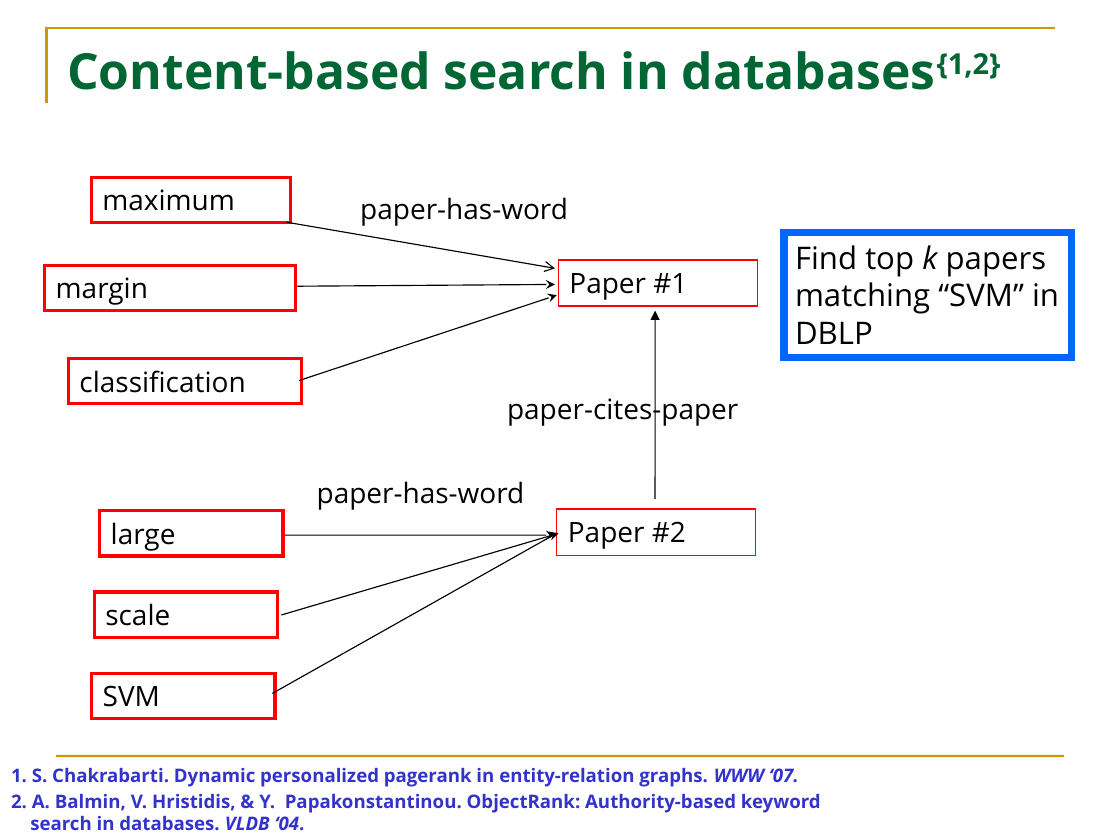
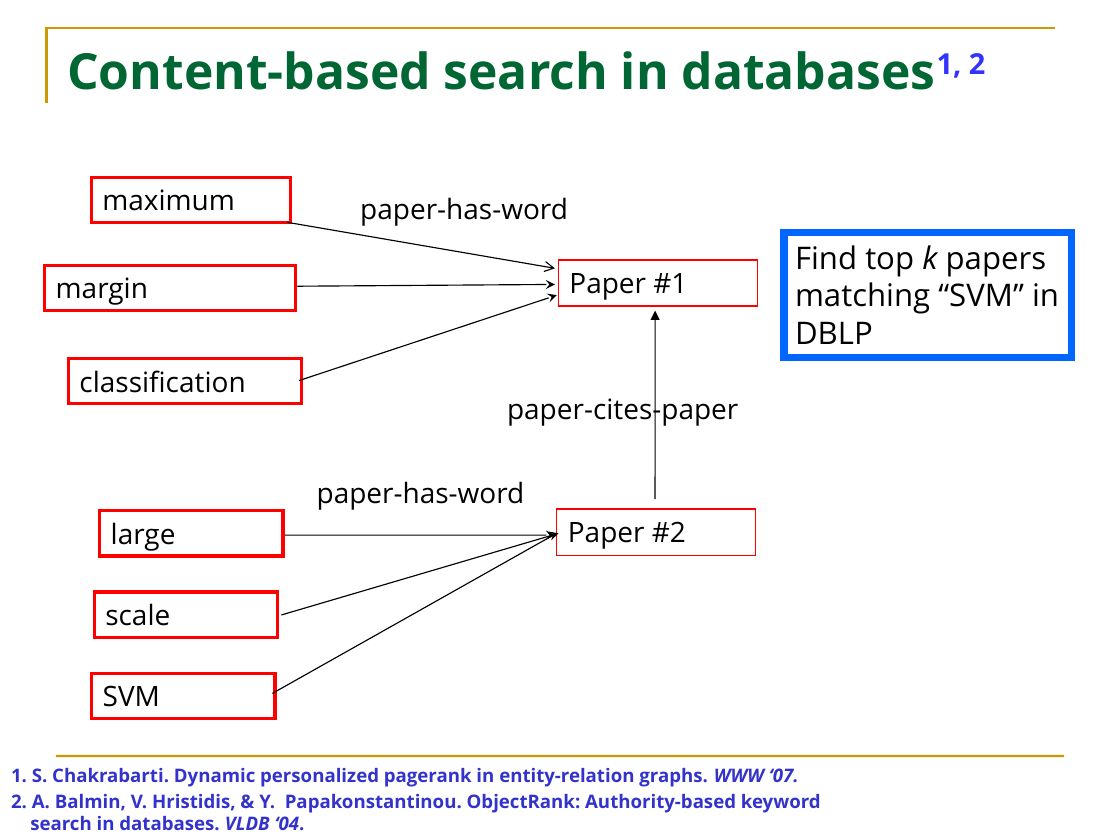
Before and after one commit to HuanSGT/rw-dir-prox, a slide deck: slide 3 of Random Walk based Proximity Measures in Directed Graphs.pptx. Drawn at 1120x840 pixels with LibreOffice and Linux fonts; fonts in the diff are those of the drawing. Boxes give left, top, right and bottom in pixels: in the first picture for what was removed or moved away, otherwise in the second. Text is boxed around its words. In the diff, an @@ line names an element or a change of style, - is before the commit and + after.

```diff
--- a/Random Walk based Proximity Measures in Directed Graphs.pptx
+++ b/Random Walk based Proximity Measures in Directed Graphs.pptx
@@ title at (67, 51, 985, 90): text changed @@
-Content-based search in databases{1,2}
+Content-based search in databases1, 2
```
Also in this commit, not shown: 4 other slides changed, 17 slides added, 1 slide removed, 5 other files.
